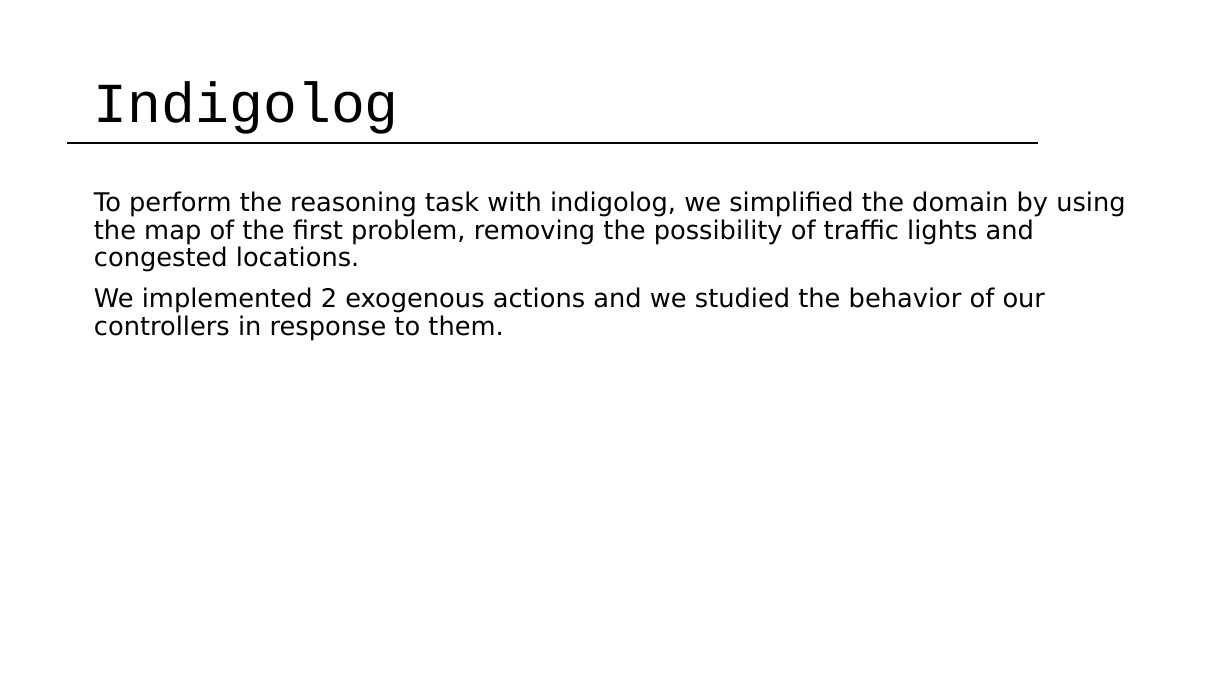
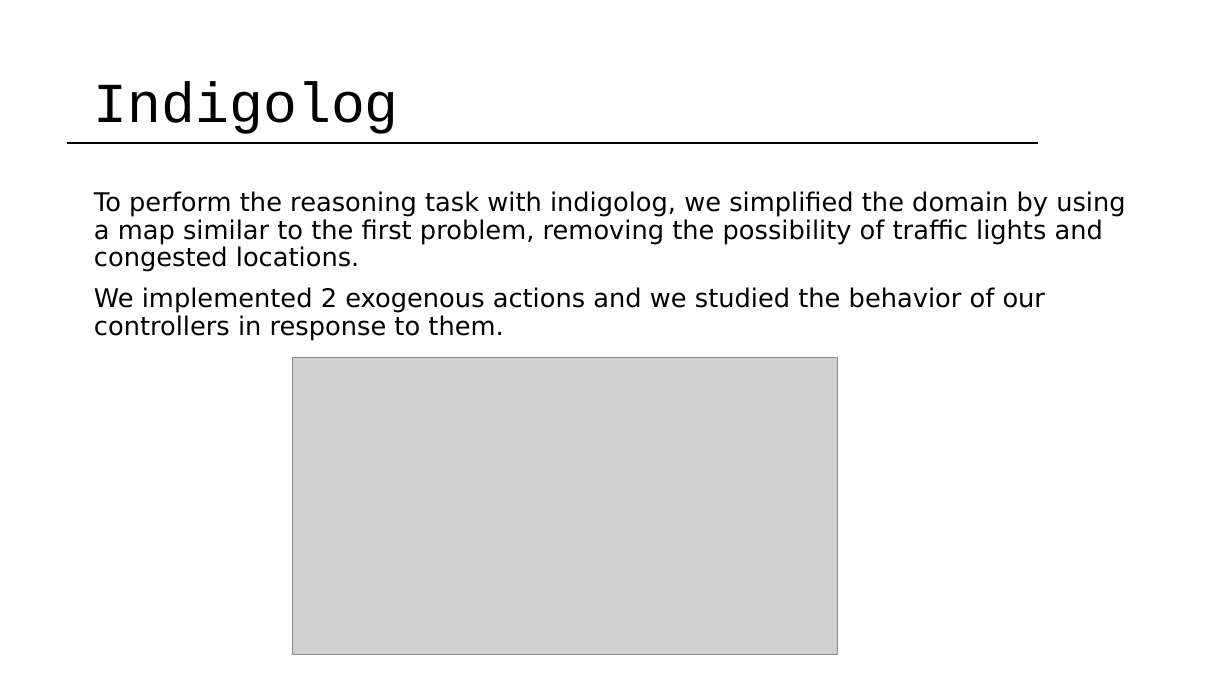
Before and after one commit to serenaragaglia/taxi_planning, a slide deck: slide 17 of documents/planning.pptx. Drawn at 1232x693 pixels with LibreOffice and Linux fonts; fonts in the diff are those of the drawing; grey boxes stand for pictures. Boxes give left, top, right and bottom in pixels: in the first picture for what was removed or moved away, otherwise in the second. Text is boxed around its words. In the diff, an @@ line names an element or a change of style, - is before the commit and + after.

```diff
--- a/documents/planning.pptx
+++ b/documents/planning.pptx
@@ text at (94,191,1125,272): text changed @@
-To perform the reasoning task with indigolog, we simplified the domain by using the map of the first problem, removing the possibility of traffic lights and congested locations.
+To perform the reasoning task with indigolog, we simplified the domain by using a map similar to the first problem, removing the possibility of traffic lights and congested locations.
@@ picture added at (292,358,837,655) @@
```
Also in this commit, not shown: 3 other files.
